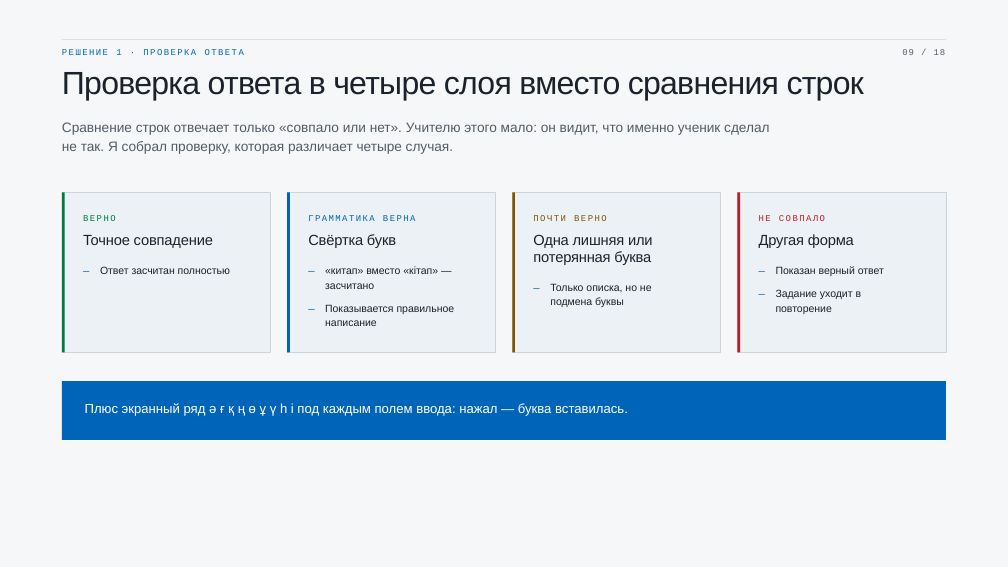
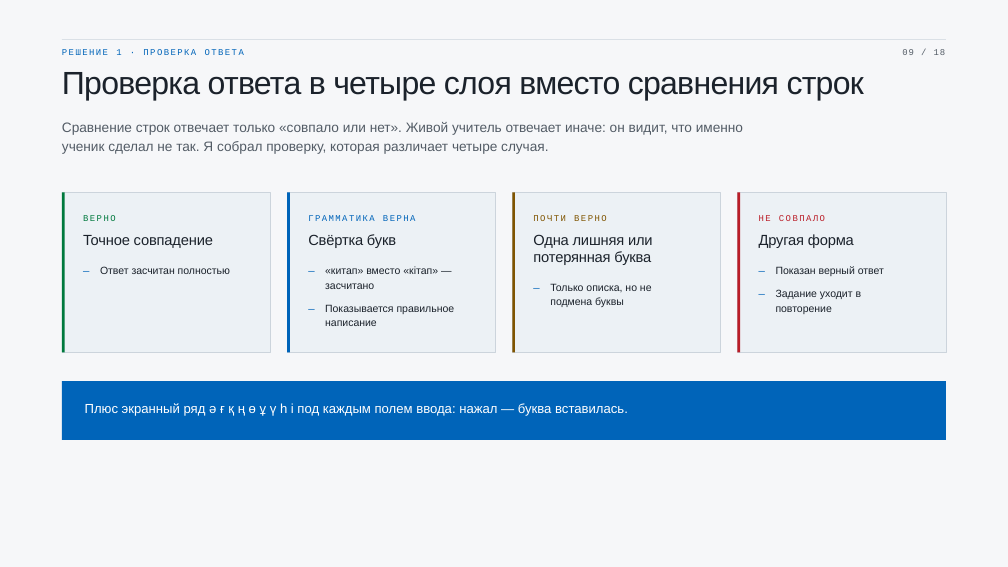
Before and after one commit to s-chaikovskiy/grammarquest-web, a slide deck: slide 9 of презентация/Тілашар-защита.pptx. Drawn at 1008x567 pixels with LibreOffice and Linux fonts; fonts in the diff are those of the drawing. Boxes give left, top, right and bottom in pixels: in the first picture for what was removed or moved away, otherwise in the second. Text is boxed around its words. In the diff, an @@ line names an element or a change of style, - is before the commit and + after.

```diff
--- a/презентация/Тілашар-защита.pptx
+++ b/презентация/Тілашар-защита.pptx
@@ text at <box>62,122,743,154</box>: text changed @@
-Сравнение строк отвечает только «совпало или нет». Учителю этого мало: он видит, что именно ученик сделал
-не так. Я собрал проверку, которая различает четыре случая.
+Сравнение строк отвечает только «совпало или нет». Живой учитель отвечает иначе: он видит, что именно
+ученик сделал не так. Я собрал проверку, которая различает четыре случая.
```
Also in this commit, not shown: 5 other slides changed, 10 other files.
